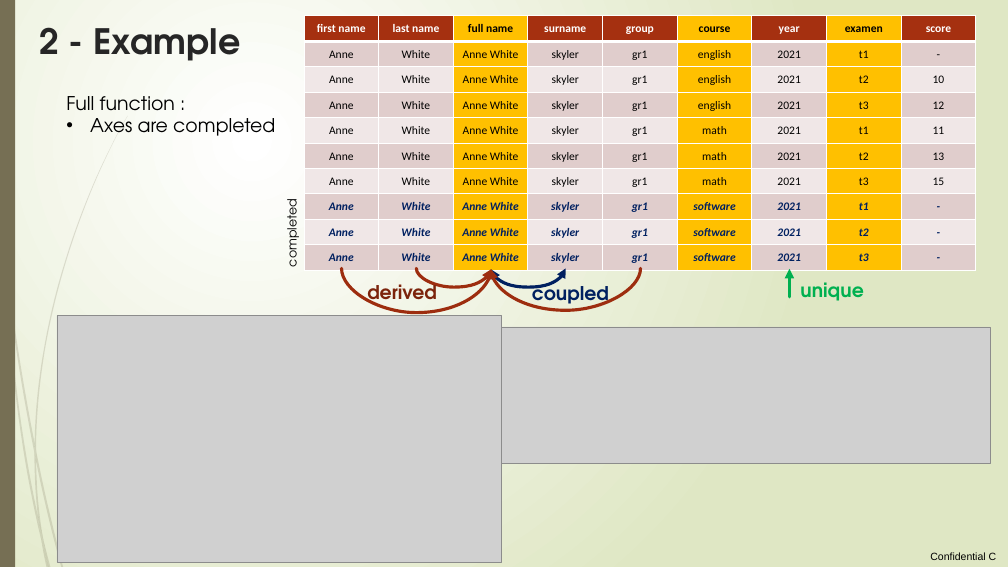
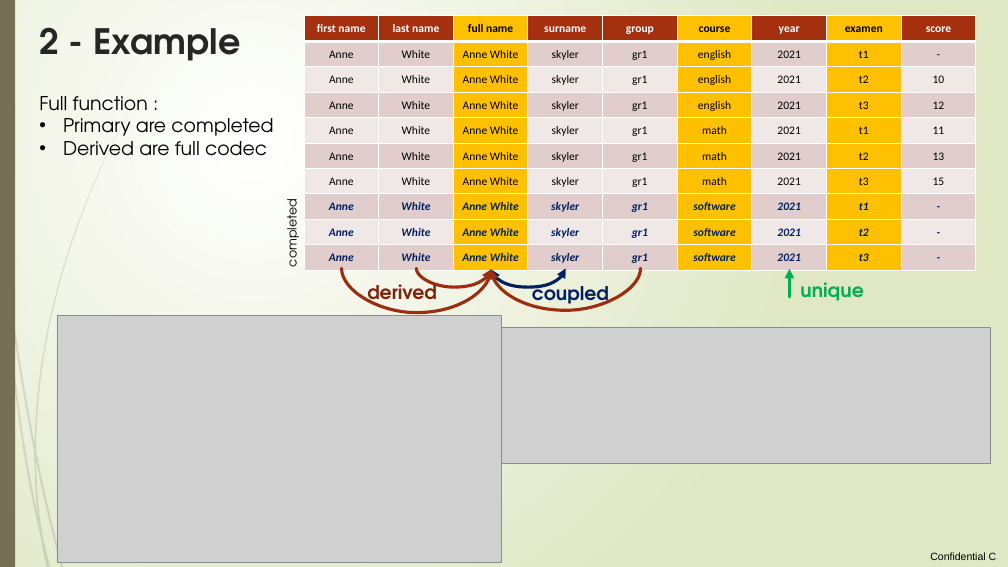
Before and after one commit to loco-philippe/Environmental-Sensing, a slide deck: slide 15 of documentation/ilist_technical.pptx (slide 13 before the commit). Drawn at 1008x567 pixels with LibreOffice and Linux fonts; fonts in the diff are those of the drawing; grey boxes stand for pictures. Boxes give left, top, right and bottom in pixels: in the first picture for what was removed or moved away, otherwise in the second. Text is boxed around its words. In the diff, an @@ line names an element or a change of style, - is before the commit and + after.

```diff
--- a/documentation/ilist_technical.pptx
+++ b/documentation/ilist_technical.pptx
@@ text "Full function :": place and size @@
-text "Full function :" at <box>66,96,275,136</box>
+text "Full function :" at <box>39,96,273,156</box>
@@ text at <box>63,118,273,156</box>: text changed @@
-• Axes are completed
+• Primary are completed
+• Derived are full codec
```
Also in this commit, not shown: 7 other slides changed, 3 slides added, 2 other files.
